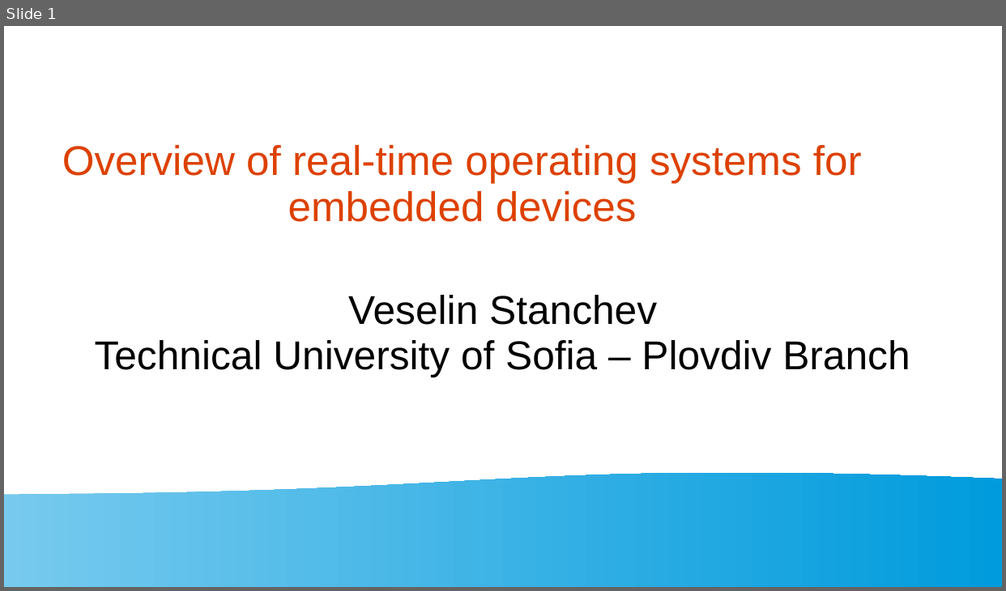
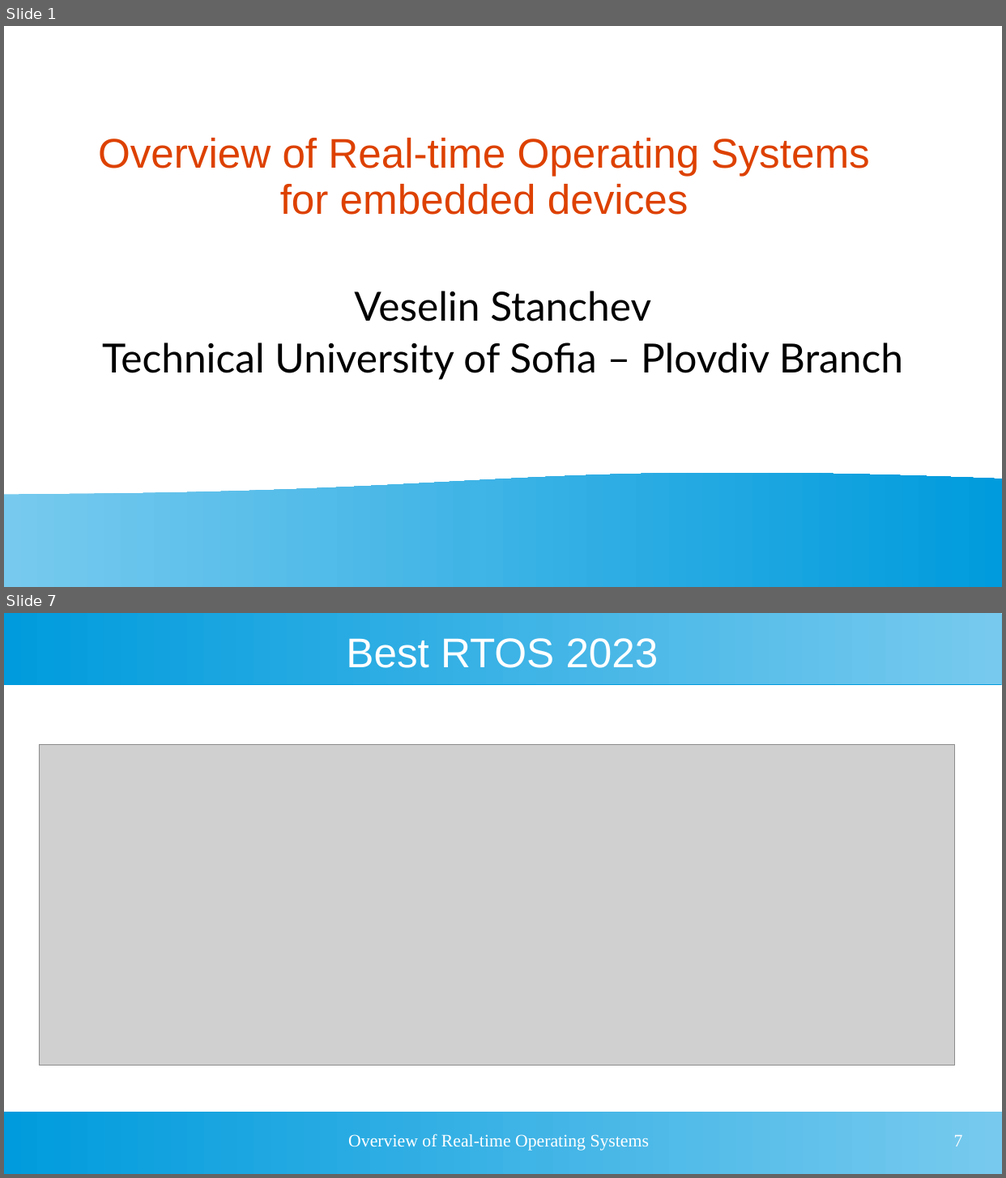
Before and after one commit to vrstanchev/Research-papers, a slide deck: RTOS_Overview_Stanchev.ppt. Shown one above the other, each under a label of ours: slide 1 before the commit, slides 1 and 7 after it; the slides between them are not shown. The pictures are 1006x591 and 1006x1178 pixels, drawn with LibreOffice and Linux fonts; fonts in the diff are those of the drawing; grey boxes stand for pictures. Boxes give left, top, right and bottom in pixels: in the first picture for what was removed or moved away, otherwise in the second. Text is boxed around its words. In the diff, an @@ line names an element or a change of style, - is before the commit and + after.

```diff
--- a/RTOS_Overview_Stanchev.ppt
+++ b/RTOS_Overview_Stanchev.ppt
@@ slide 7 added at box(4, 613, 1002, 1174), background #FFFFFF @@
@@ rectangle added at box(4, 613, 1002, 684), fill gradient #77CAEE to #009BDD @@
@@ title added at box(346, 638, 658, 668), 33 pt, text #FFFFFF @@
+Best RTOS 2023
@@ picture added at box(40, 745, 955, 1066) @@
@@ rectangle added at box(4, 1112, 1002, 1174), fill gradient #77CAEE to #009BDD @@
@@ text added at box(348, 1134, 650, 1151), 14 pt, text #FFFFFF @@
+Overview of Real-time Operating Systems
@@ page number added at box(954, 1135, 963, 1147), 14 pt, text #FFFFFF @@
+7
@@ slide 1 changed as well @@
@@ title at box(98, 138, 870, 215): text changed @@
-Overview of real-time operating systems for embedded devices
+Overview of Real-time Operating Systems for embedded devices
@@ subtitle "Veselin Stanchev" at box(102, 291, 903, 380): font Arial to Lato; more space between paragraphs @@
```
Also in this commit, not shown: 8 other slides added, 1 slide removed, 5 other files.
